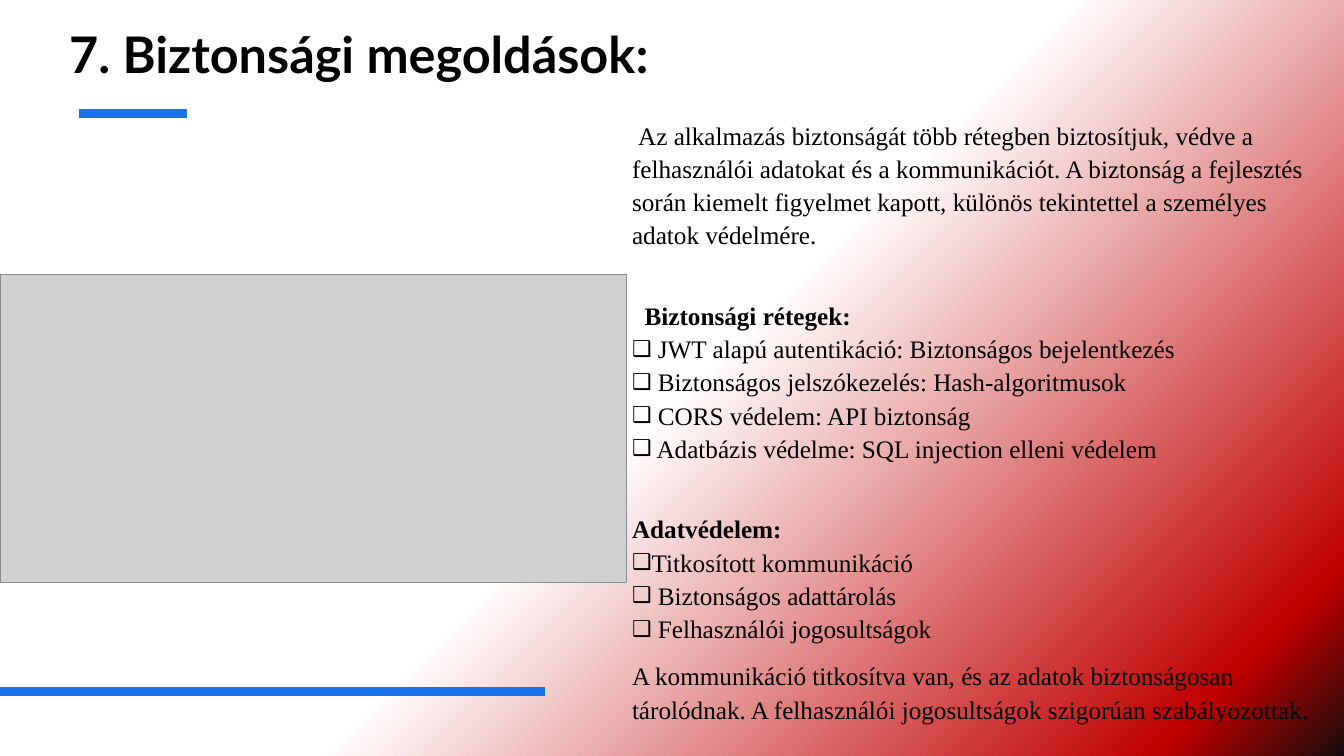
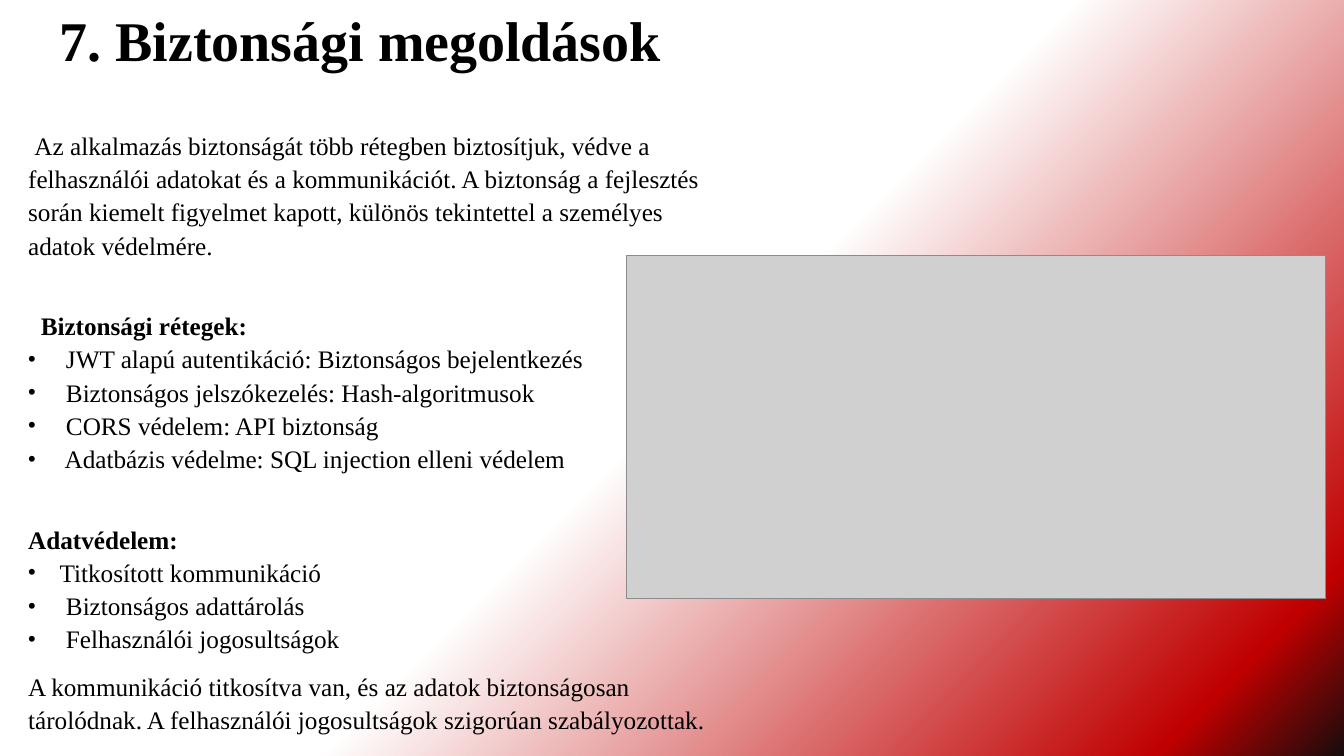
Before and after one commit to DerSandor/Tarskereso, a slide deck: slide 9 of FATAL LOVE.pptx. Drawn at 1344x756 pixels with LibreOffice and Linux fonts; fonts in the diff are those of the drawing; grey boxes stand for pictures. Boxes give left, top, right and bottom in pixels: in the first picture for what was removed or moved away, otherwise in the second. Text is boxed around its words. In the diff, an @@ line names an element or a change of style, - is before the commit and + after.

```diff
--- a/FATAL LOVE.pptx
+++ b/FATAL LOVE.pptx
@@ title at (x1=59, y1=22, x2=661, y2=71): text changed; size 36 to 40 pt; font Lato to Times New Roman @@
-7. Biztonsági megoldások:
+7. Biztonsági megoldások
@@ line removed from (79, 114) to (187, 114) @@
@@ text "Az alkalmazás biztonságát több rétegben ..." moved from (x1=632, y1=127, x2=1308, y2=725) to (x1=28, y1=137, x2=704, y2=735) @@
@@ picture resized from (x1=0, y1=275, x2=627, y2=583) to (x1=626, y1=255, x2=1326, y2=599) @@
@@ text at (x1=28, y1=350, x2=704, y2=735): font Lato to Times New Roman in "szabályozottak."; bullet ❑ to • @@
@@ line removed from (0, 692) to (545, 692) @@
```
Also in this commit, not shown: 13 other slides changed.
